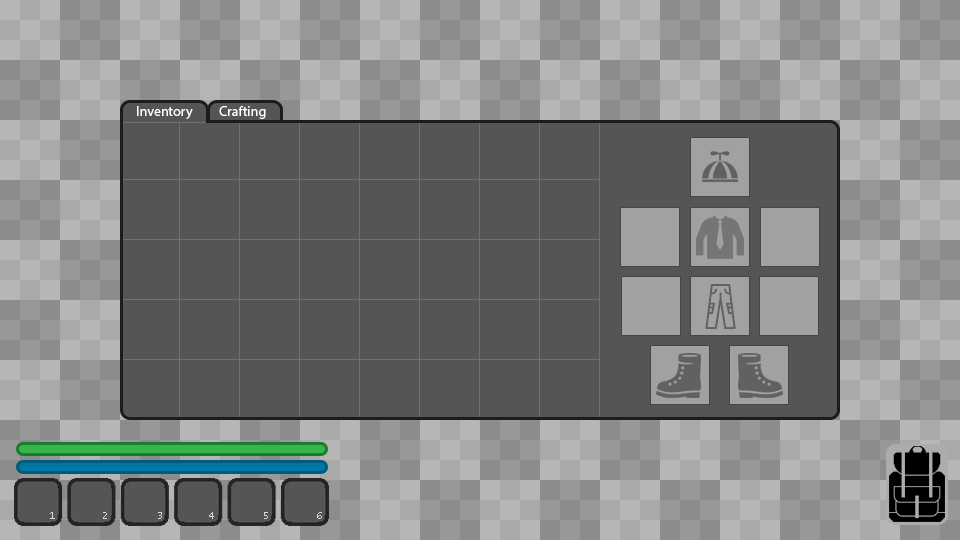
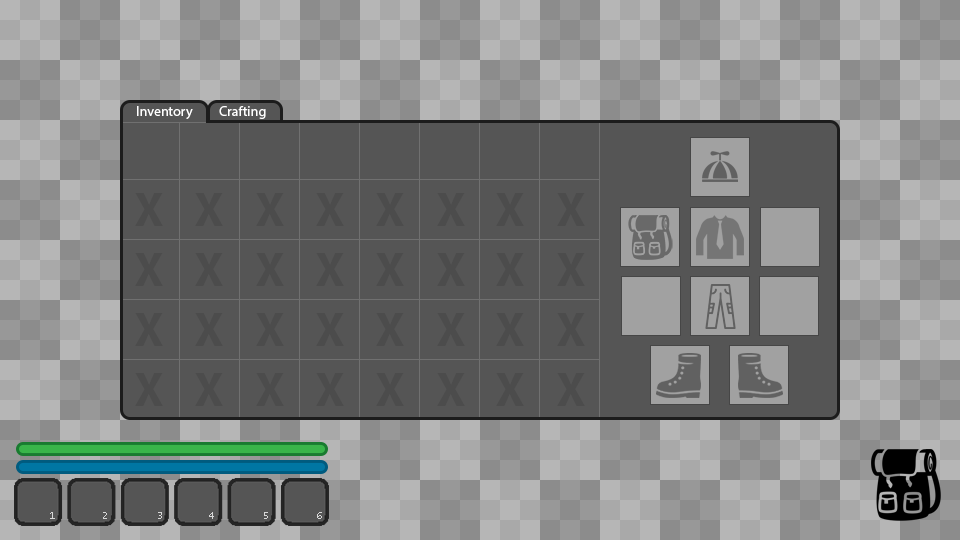
Layer changes from the first 960 × 540 image to the second:
renamed "Layer 5" to "Layer 2", painted on it over [871, 446, 945, 522]
removed layer "Rounded Rectangle 1" from group "Backpack" over [886, 444, 948, 525]
added layer "Backpack Icon" (35%) in group "Icons" over [628, 215, 673, 260]
added group "Xes" (10%) with 36 layers in group "Main Box" over [135, 193, 585, 406]
added group "Row copy 2" with 8 layers in group "Xes" over [135, 253, 585, 286]
added layer "X copy 3" (1st of 12, in "Main Box" › "Xes" › "Row copy 2") in group "Row copy 2" over [256, 253, 284, 286]
added layer "X copy 3" (2nd of 12, in "Main Box" › "Xes" › "Row copy 2") in group "Row copy 2" over [195, 253, 223, 286]
added layer "X copy 3" (3rd of 12, in "Main Box" › "Xes" › "Row copy 2") in group "Row copy 2" over [135, 253, 163, 286]
added layer "X copy 4" (1st of 8, in "Main Box" › "Xes" › "Row copy 2") in group "Row copy 2" over [557, 253, 585, 286]
added layer "X copy 4" (2nd of 8, in "Main Box" › "Xes" › "Row copy 2") in group "Row copy 2" over [496, 253, 524, 286]
added layer "X copy 2" (1st of 4, in "Main Box" › "Xes" › "Row copy 2") in group "Row copy 2" over [437, 253, 465, 286]
added layer "X copy" (1st of 4, in "Main Box" › "Xes" › "Row copy 2") in group "Row copy 2" over [376, 253, 404, 286]
added layer "X" (1st of 4, in "Main Box" › "Xes" › "Row copy 2") in group "Row copy 2" over [316, 253, 344, 286]
added group "Row copy 3" with 8 layers in group "Xes" over [135, 373, 585, 406]
added layer "X copy 3" (4th of 12, in "Main Box" › "Xes" › "Row copy 3") in group "Row copy 3" over [256, 373, 284, 406]
added layer "X copy 3" (5th of 12, in "Main Box" › "Xes" › "Row copy 3") in group "Row copy 3" over [195, 373, 223, 406]
added group "Row copy" with 8 layers in group "Xes" over [135, 313, 585, 346]
added group "Row" with 8 layers in group "Xes" over [135, 193, 585, 226]
…and 22 more changes (22 added)
